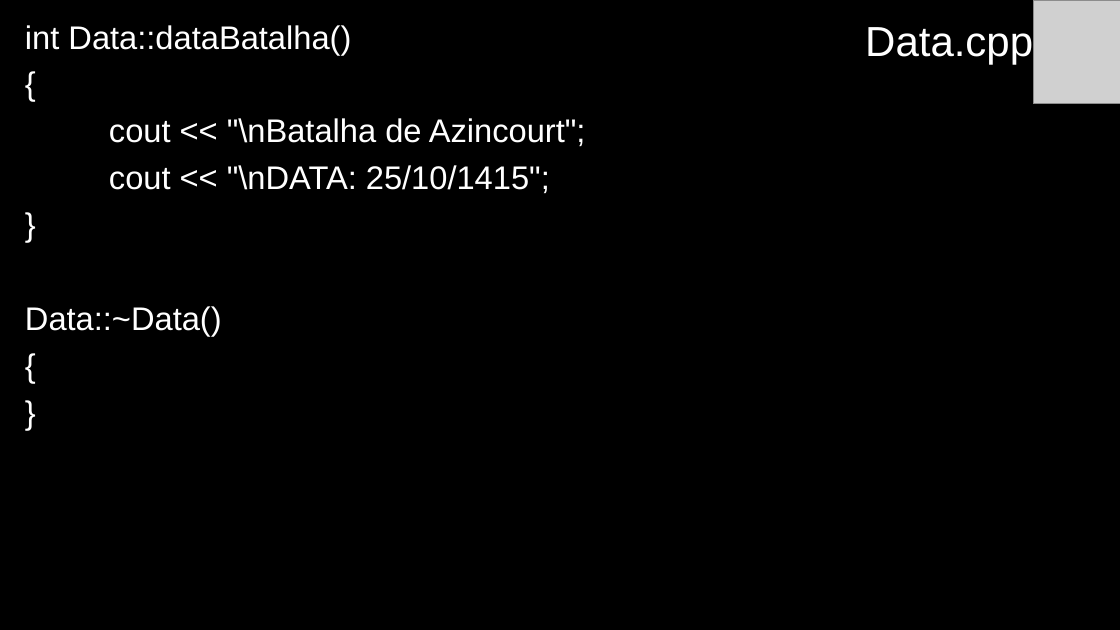
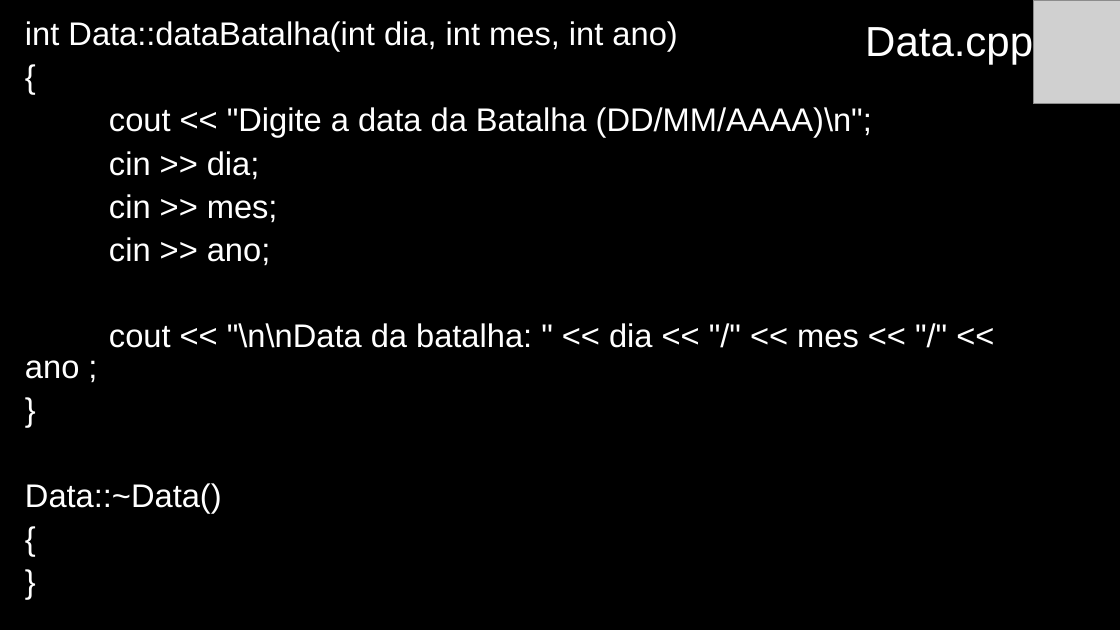
Before and after one commit to anaisabelamr/Arqueiro, a slide deck: slide 17 of Arqueiro/Arqueiro.pptx. Drawn at 1120x630 pixels with LibreOffice and Linux fonts; fonts in the diff are those of the drawing; grey boxes stand for pictures. Boxes give left, top, right and bottom in pixels: in the first picture for what was removed or moved away, otherwise in the second. Text is boxed around its words. In the diff, an @@ line names an element or a change of style, - is before the commit and + after.

```diff
--- a/Arqueiro/Arqueiro.pptx
+++ b/Arqueiro/Arqueiro.pptx
@@ text at (x1=25, y1=21, x2=677, y2=51): text changed @@
-int Data::dataBatalha()
+int Data::dataBatalha(int dia, int mes, int ano)
@@ text at (x1=109, y1=107, x2=872, y2=348): text changed @@
-cout << "\nBatalha de Azincourt";
-cout << "\nDATA: 25/10/1415";
+cout << "Digite a data da Batalha (DD/MM/AAAA)\n";
+cin >> dia;
+cin >> mes;
+cin >> ano;
+cout << "\n\nData da batalha: " << dia << "/" << mes << "/" << ano ;
@@ text at (x1=25, y1=483, x2=222, y2=513): line spacing 0.9 to 0.8 @@
```
Also in this commit, not shown: 14 other slides changed, 8 slides added, 3 slides removed, 28 other files.
